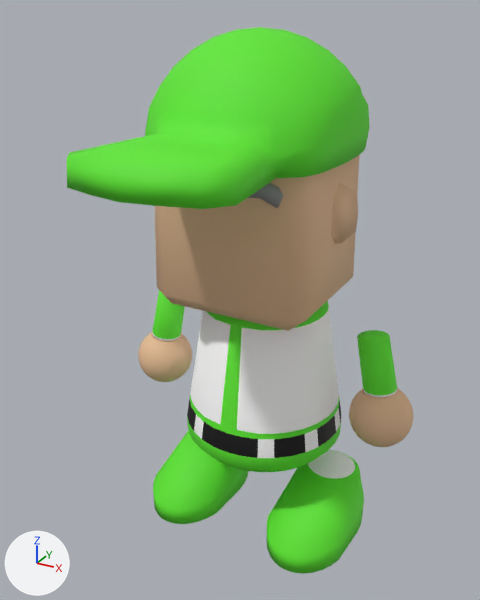
Before and after pictures for a commit that changed the FBX model Assets/Models/Manager.fbx.
Camera for both pictures: a camera (50 mm lens) standing at (4.99, -10.06, 9.41) and looking at (0.03, -1.04, 4.9). The axes (+X, +Y, +Z) are drawn at lower left. The lights are the same throughout.

The older version as bpy lines, for what is in view:
```python
mat_manager1 = principled_material('Manager1')
mat_manager1.base_color = (0.109, 0.8, 0.025)  # green #5de72c
mat_manager1.roughness = 0.69
mat_manager1_001 = principled_material('Manager1.001')
mat_manager1_001.base_color = (0.109, 0.8, 0.0247)  # green #5de72c
mat_manager1_001.roughness = 0.69
me_cylinder_002 = bpy.data.meshes.new('Cylinder.002')
me_cylinder_002.from_pydata(...)  # 415 vertices, 384 faces; spans x -1.64..1.64, y -3.97..1.47, z 1.48..5.87
# faces by material slot: [58, 44, 282]
me_cylinder_002.materials.append(mat_manager2)  # beige #e7be96
me_cylinder_002.materials.append(mat_manager5)  # grey #999999
me_cylinder_002.materials.append(mat_manager1)  # green #5de72c
me_cylinder_003 = bpy.data.meshes.new('Cylinder.003')
me_cylinder_003.from_pydata(...)  # 1796 vertices, 1768 faces; spans x -2.89..2.89, y -1.61..1.52, z -3.27..1.37
# faces by material slot: [616, 960, 170, 22]
me_cylinder_003.materials.append(mat_manager1_001)  # green #5de72c
me_cylinder_003.materials.append(mat_manager2)  # beige #e7be96
me_cylinder_003.materials.append(mat_manager3)  # white #ffffff
me_cylinder_003.materials.append(mat_manager4)  # black #000000
ob_cylinder = bpy.data.objects.new('Cylinder', me_cylinder_003)
ob_cylinder.location = (0.0, 0.0, 3.27)
ob_cylinder_001 = bpy.data.objects.new('Cylinder.001', me_cylinder_002)
ob_cylinder_001.location = (0.0, 0.0, 3.27)
```
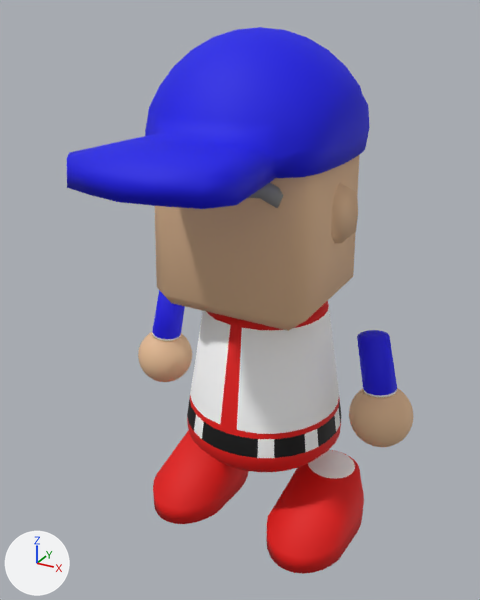
Edits to the bpy script that builds the scene:
```text
Change mat_manager1_001:
    mat_manager1_001.base_color: (0.109, 0.8, 0.0247) -> (0.8, 0.00179, 0.0)  # green #5de72c -> red #e70600
Change mat_manager1:
    mat_manager1.base_color: (0.109, 0.8, 0.025) -> (0.00111, 0.0, 0.8)  # green #5de72c -> blue #0400e7
Add mat_manager6:
    mat_manager6 = principled_material('Manager6')
    mat_manager6.base_color = (0.00476, 0.0, 0.8)  # blue #0f00e7
    mat_manager6.roughness = 0.69
Change me_cylinder_003:
    where me_cylinder_003.from_pydata(...)  # 1796 vertices, 1768 faces; spans x -2.89..2.89, y -1.61..1.52, z -3.27..1.37
    used by ob_cylinder; location = (0.0, 0.0, 3.27)
    me_cylinder_003 part 1: all 128 faces centred in x -2.54..-1.86, y -0.29..0.29, z 0.05..1.03 switch from mat_manager1_001 (green #5de72c) to mat_manager6 (blue #0f00e7)
    me_cylinder_003 part 2: all 128 faces centred in x 1.86..2.54, y -0.29..0.29, z 0.05..1.03 switch from mat_manager1_001 (green #5de72c) to mat_manager6 (blue #0f00e7)
```

Where the change shows, as pixel boxes [x1, y1, x2, y2] in the pictures (480 x 600 px):
'Cylinder.001', recoloured (green to blue)
    both: [67, 27, 370, 330]
'Cylinder', recoloured (green to red)
    both: [149, 290, 400, 574]
part 1 of me_cylinder_003, recoloured (green to blue)
    both: [152, 290, 185, 339]
part 2 of me_cylinder_003, recoloured (green to blue)
    both: [357, 330, 397, 396]
